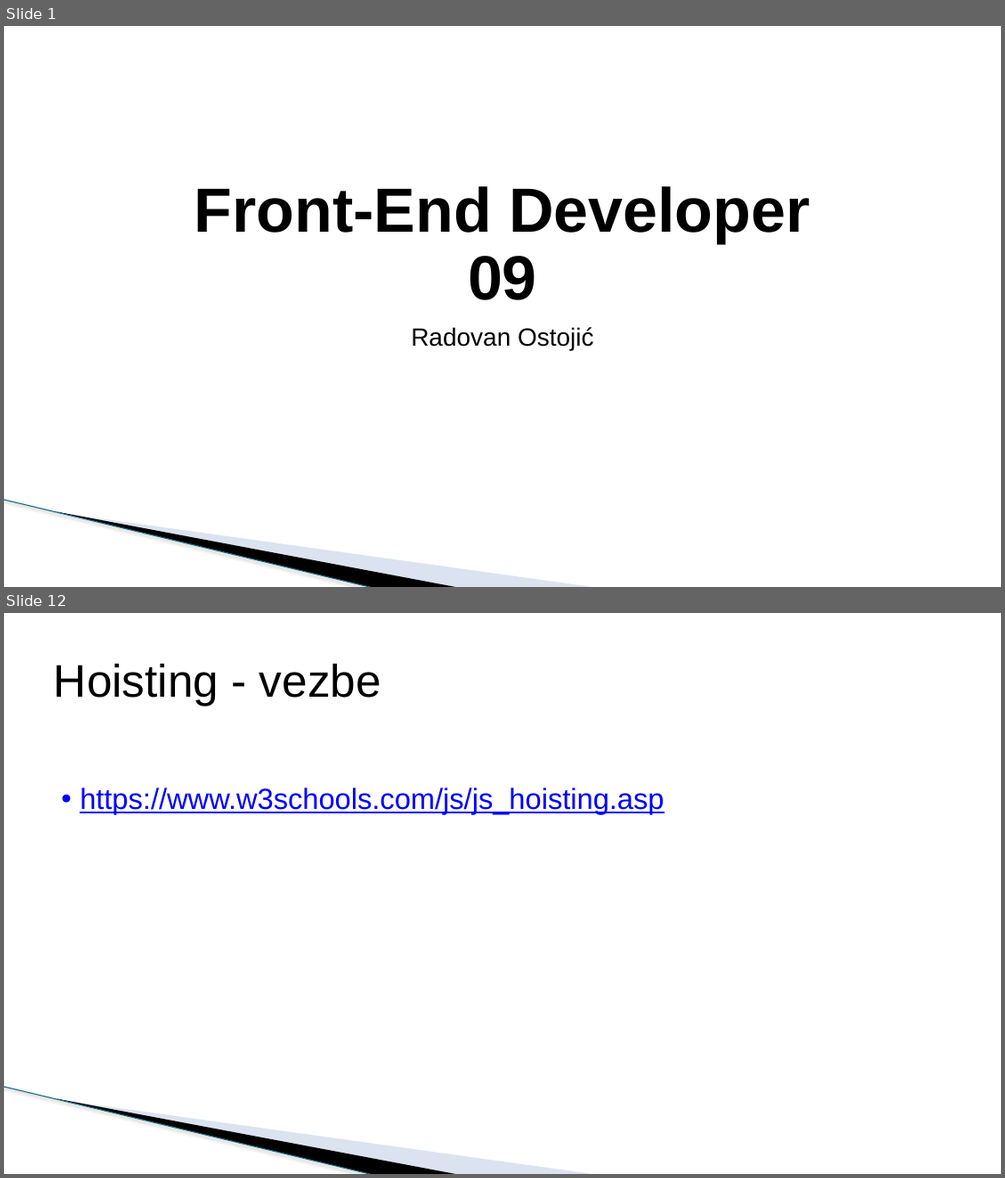
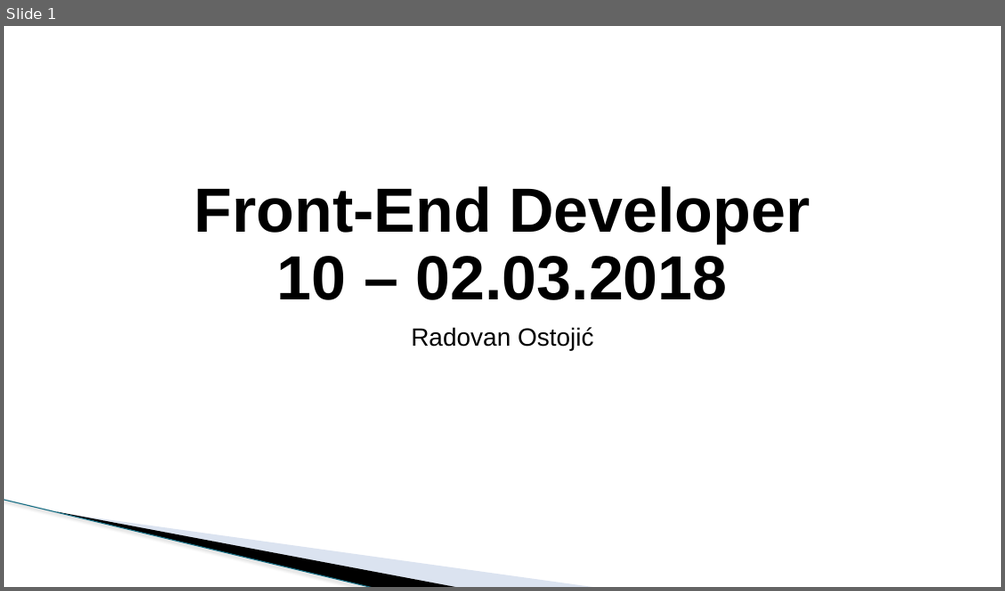
Before and after one commit to todalexcode/kurs-front-end, a slide deck: sesija-10/PPT/Front-End Developer-10.pptx. Shown one above the other, each under a label of ours: slides 1 and 12 before the commit, slide 1 after it; the slides between them are not shown. The pictures are 1005x1178 and 1005x591 pixels, drawn with LibreOffice and Linux fonts; fonts in the diff are those of the drawing; background and template pictures are left out. Boxes give left, top, right and bottom in pixels: in the first picture for what was removed or moved away, otherwise in the second. Text is boxed around its words. In the diff, an @@ line names an element or a change of style, - is before the commit and + after.

```diff
--- a/sesija-10/PPT/Front-End Developer-10.pptx
+++ b/sesija-10/PPT/Front-End Developer-10.pptx
@@ slide 12 removed at <box>4,613,1001,1174</box>, background #FFFFFF; not listed: 3 template elements that a slide beside it also shows @@
@@ title removed at <box>54,663,381,706</box> @@
-Hoisting - vezbe
@@ text removed at <box>80,787,663,814</box> @@
-• https://www.w3schools.com/js/js_hoisting.asp
@@ slide 1 changed as well @@
@@ title at <box>194,186,809,300</box>: text changed @@
-Front-End Developer
-09
+Front-End Developer
+10 – 02.03.2018
```
Also in this commit, not shown: 3 other slides changed, 8 slides added, 12 other slides removed, 13 other files.
